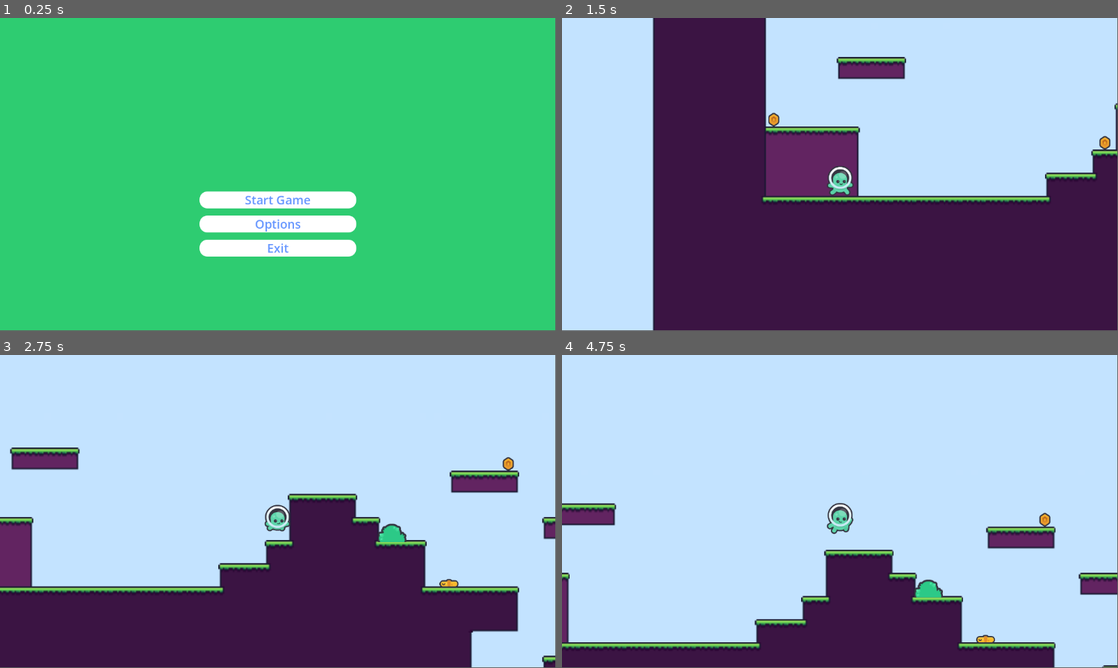
Above: before the commit, frames 1-4 (two rows, left to right).
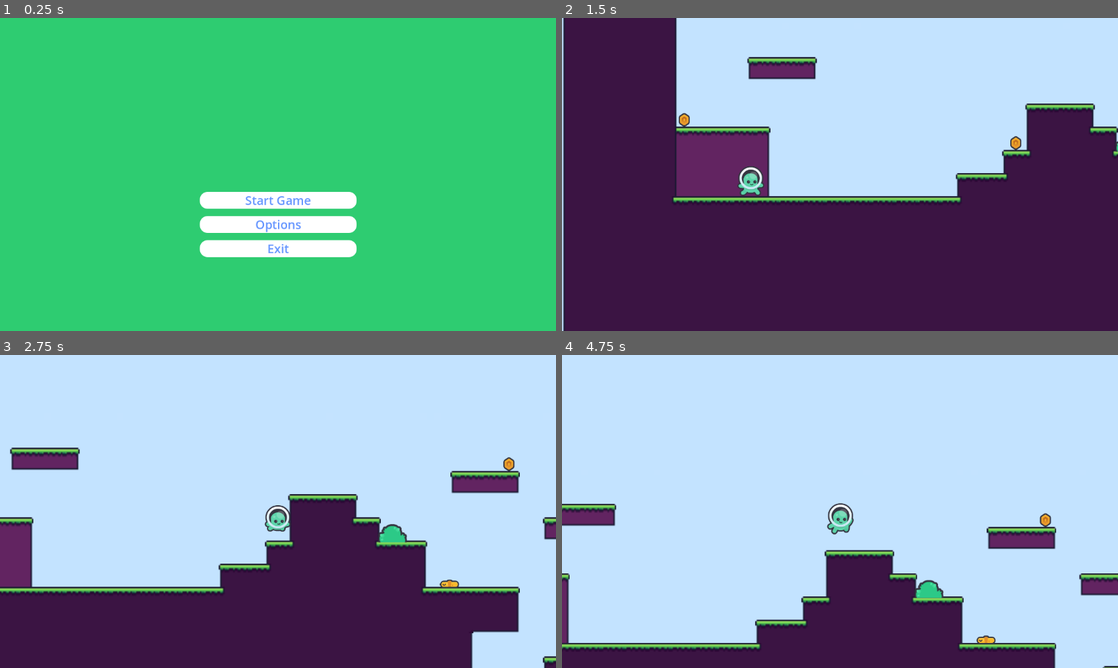
Above: after the commit, the same moments.

Repository: Amelieve/veilleux-amelie-tp2
Game: Godot game, scene res://main_menu.tscn
Two runs of this game, one before a commit and one after it. Both use one fixed random seed, a clock stepped at 60 frames per second and the inputs below.
Inputs:
- Up to frame 1 (0.25 s): no input
- Up to frame 2 (1.5 s): click "Start Game" at 0.5 s; tap Enter at 1.25 s; hold D (move_right) from 1.28 s (still down)
- Up to frame 3 (2.75 s): keep holding D (move_right); tap W (jump) at 1.52, 2.27 s
- Up to frame 4 (4.75 s): release D (move_right) at 2.78 s; hold A (move_left) 2.78-3.53 s; hold D (move_right) from 3.53 s (still down); tap W (jump) at 3.77, 4.52 s
In our replay, the window is 799x449 before the commit and 800x450 after it. These sizes can differ from the game's own. Grey fills any space a smaller window leaves; there, only what the larger window draws over its background counts as a difference.

The runs differ from the first frame. In frame 1, 0.8% of the frame differs, in the area x 35-65%, y 55-77%; in frame 2, 37%, in the area x 0-100%, y 0-100%; in frame 3, 2.4%; in frame 4, 2.7%.

Commit message:
exportation_camera

Diff:
--- a/media/scripts/camera_2d.gd
+++ b/media/scripts/camera_2d.gd
@@ -4,7 +4,7 @@
 
 func _ready():
 
-	var tilemap = get_tree().get_current_scene().get_node("Area/TileMap")
+	var tilemap = get_tree().get_current_scene().get_node("TileMap")
 	if tilemap:
 		var used_rect = tilemap.get_used_rect()
 		var cell_size = tilemap.tile_set.tile_size
--- a/project.godot
+++ b/project.godot
@@ -18,6 +18,11 @@
 [autoload]
 
 Gamemanager="*res://media/scripts/gamemanager.gd"
+
+[display]
+
+window/stretch/mode="viewport"
+window/stretch/aspect="keep_width"
 
 [input]
 
Not shown, changed: docs/index.html
Not shown, changed: docs/index.js
Not shown, changed: docs/index.pck
Not shown, changed: docs/index.wasm
